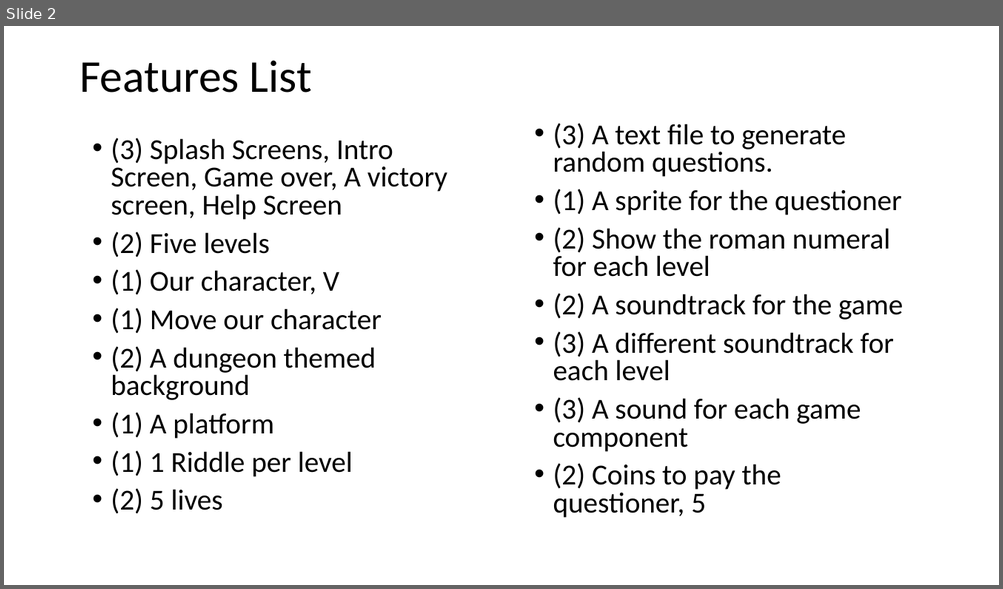
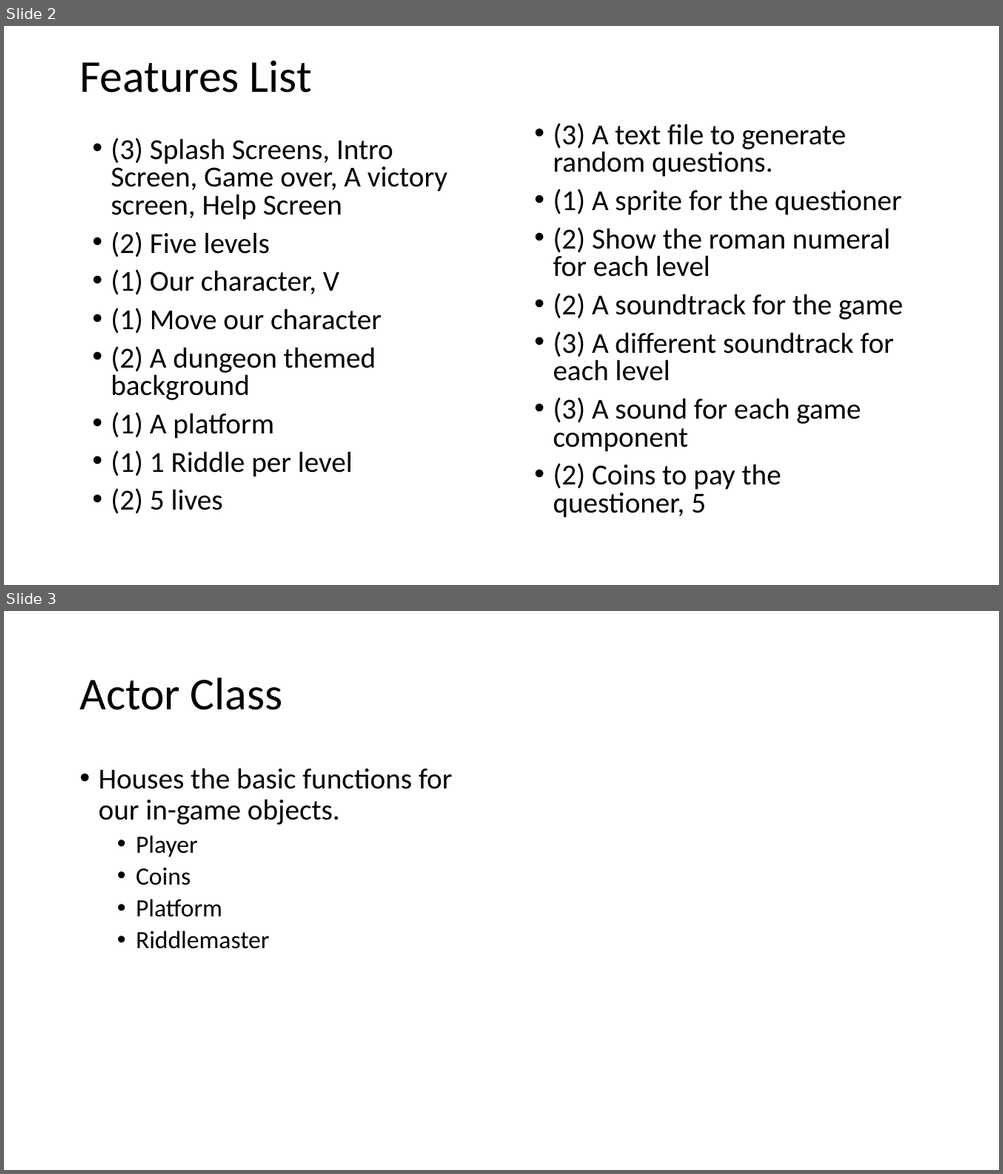
Before and after one commit to joshwassum/team5_final, a slide deck: docs/The Heroic V (Five).pptx. Shown one above the other, each under a label of ours: slide 2 before the commit, slides 2 and 3 after it. The pictures are 1003x589 and 1003x1174 pixels, drawn with LibreOffice and Linux fonts; fonts in the diff are those of the drawing. Boxes give left, top, right and bottom in pixels: in the first picture for what was removed or moved away, otherwise in the second. Text is boxed around its words. In the diff, an @@ line names an element or a change of style, - is before the commit and + after.

Commit message:
Added the README and CRC Cards for game outline

```diff
--- a/docs/The Heroic V (Five).pptx
+++ b/docs/The Heroic V (Five).pptx
@@ slide 3 added at bbox=[4, 611, 999, 1170], background #FFFFFF @@
@@ title added at bbox=[79, 678, 283, 710], 44 pt, text #000000 @@
+Actor Class
@@ text added at bbox=[99, 768, 452, 949], 28 pt, text #000000 @@
+• Houses the basic functions for our in-game objects.
+  • Player
+  • Coins
+  • Platform
+  • Riddlemaster
```
Also in this commit, not shown: 8 other slides added, 1 other file.
